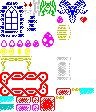
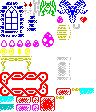
Two versions of the same layered image (96x112). Layer-by-layer changes:
painted on "Background" over [73, 24, 80, 29]
